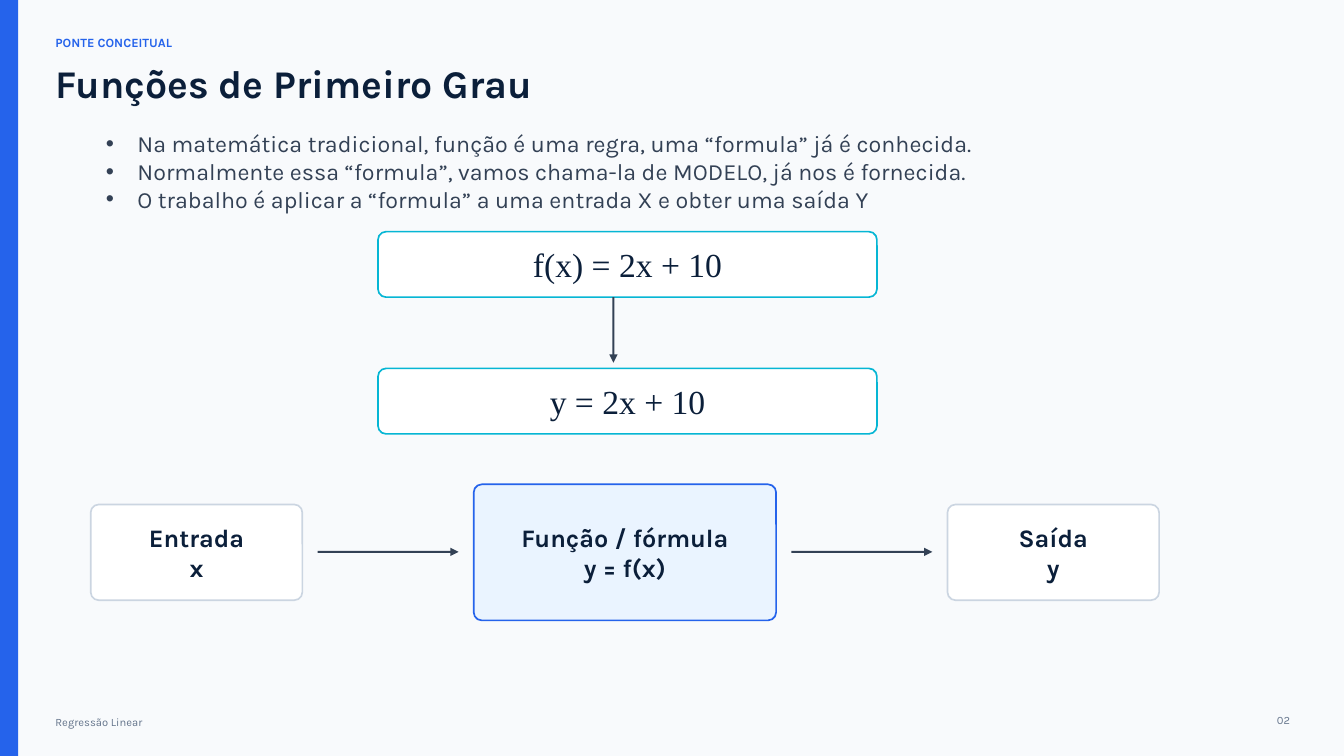
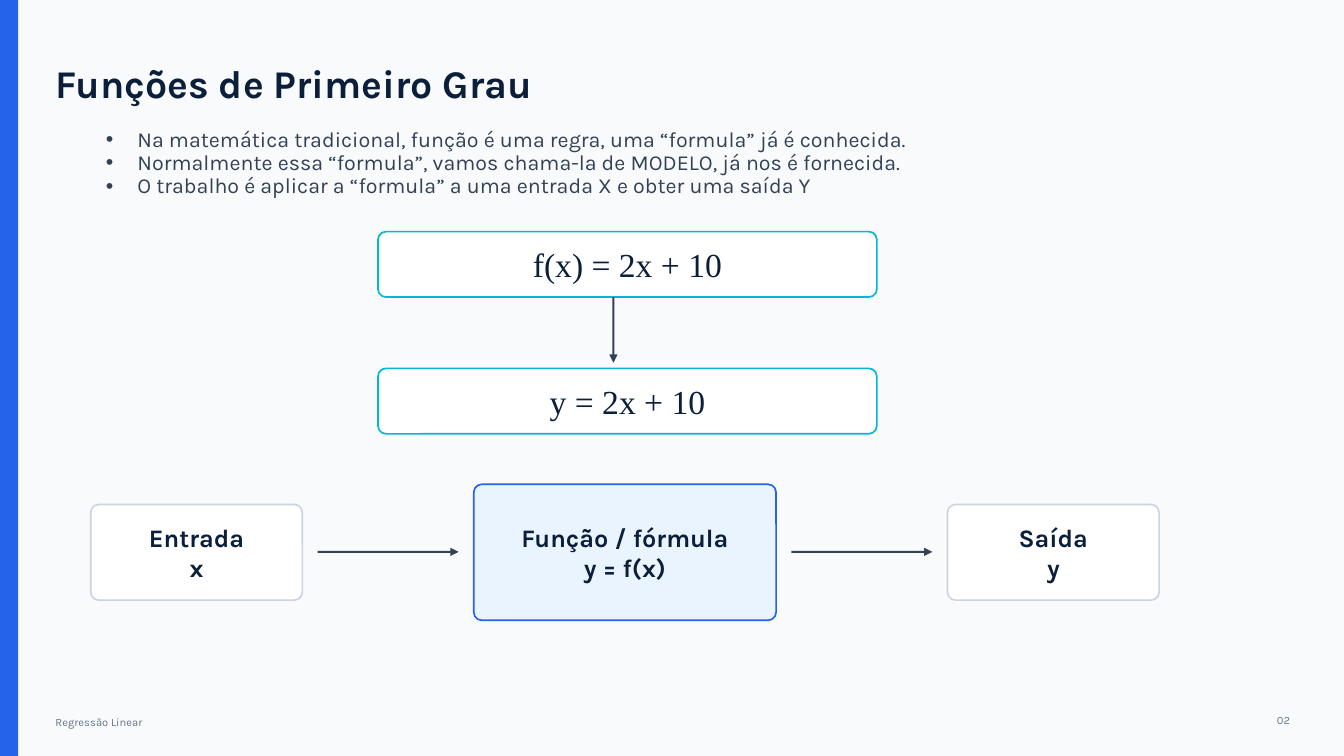
Before and after one commit to bruno-antonio-marques/2026-2-gestao-e-analise-de-dados-exercicios, a slide deck: slide 3 of 03-2026-08-25-coleta_de_dados_e_regressao_linear/aula_regressao_linear.pptx. Drawn at 1344x756 pixels with LibreOffice and Linux fonts; fonts in the diff are those of the drawing. Boxes give left, top, right and bottom in pixels: in the first picture for what was removed or moved away, otherwise in the second. Text is boxed around its words. In the diff, an @@ line names an element or a change of style, - is before the commit and + after.

```diff
--- a/03-2026-08-25-coleta_de_dados_e_regressao_linear/aula_regressao_linear.pptx
+++ b/03-2026-08-25-coleta_de_dados_e_regressao_linear/aula_regressao_linear.pptx
@@ text removed at (55, 38, 172, 47) @@
-PONTE CONCEITUAL
@@ text "Na matemática tradicional, função é ..." at (137, 131, 906, 198): size 16.6 to 15.3 pt; line spacing 1 to 0.9 @@
```
Also in this commit, not shown: 22 other slides changed, 2 slides added, 1 slide removed.
